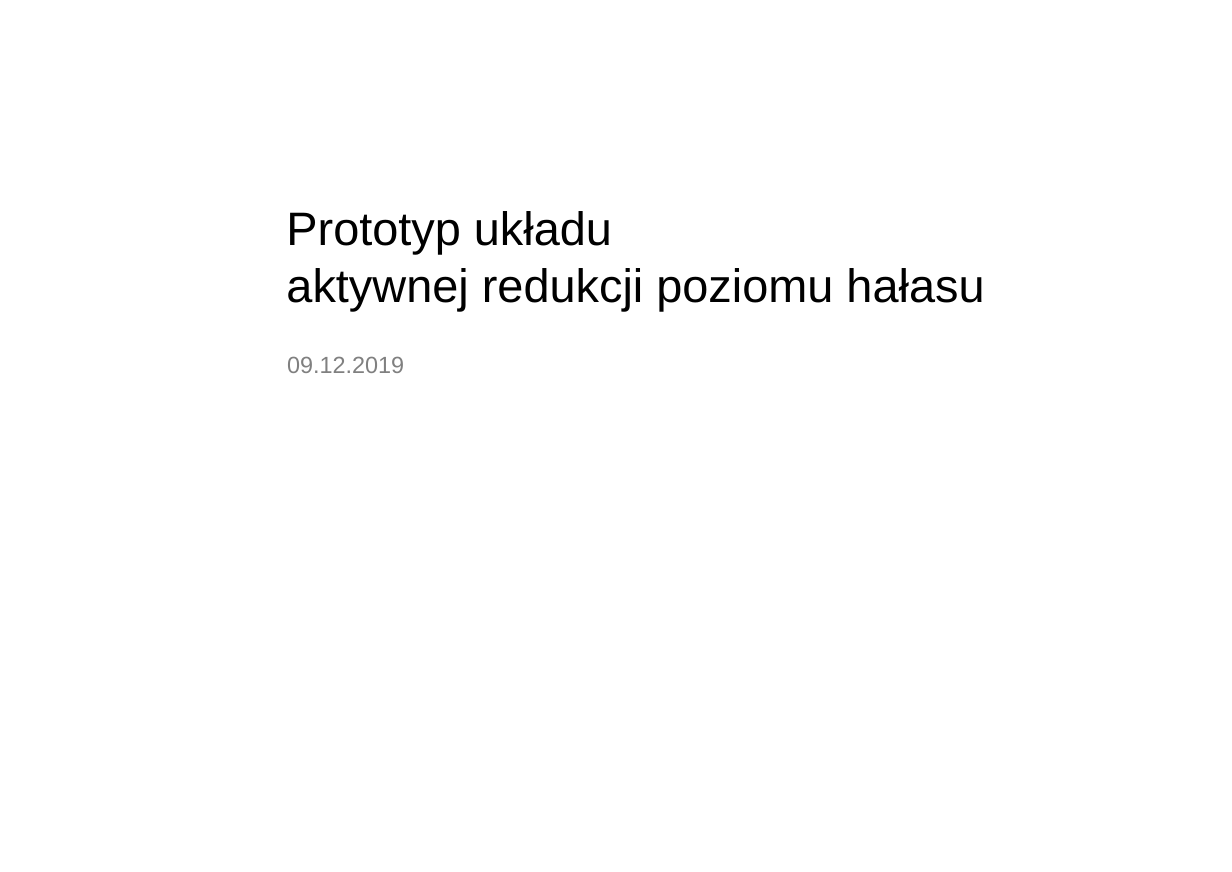
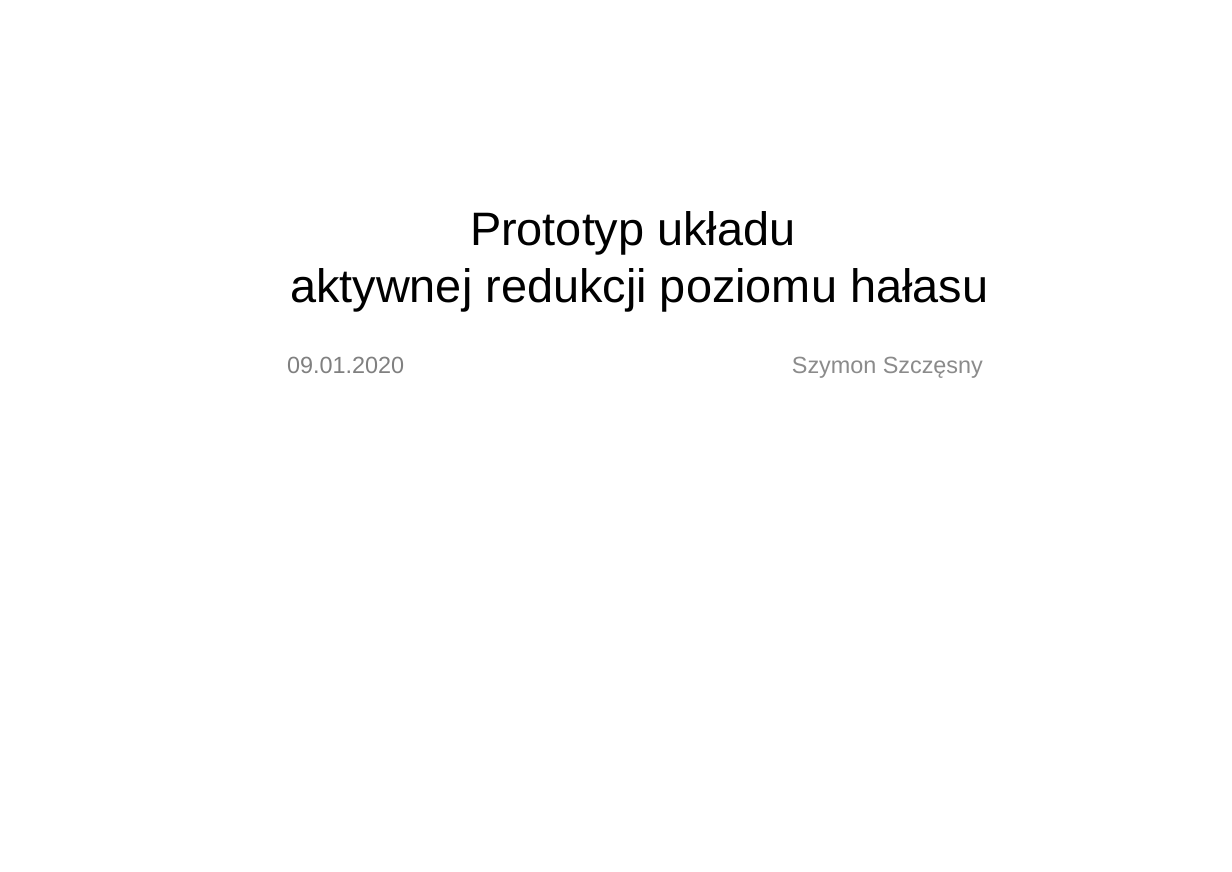
Before and after one commit to Stchena/ANC-Thesis, a slide deck: slide 1 of Assets/prezentacja_prototyp_ukladu_aktywnej_redukcji_poziomu_halasu.ppt. Drawn at 1232x872 pixels with LibreOffice and Linux fonts; fonts in the diff are those of the drawing; background and template pictures are left out. Boxes give left, top, right and bottom in pixels: in the first picture for what was removed or moved away, otherwise in the second. Text is boxed around its words. In the diff, an @@ line names an element or a change of style, - is before the commit and + after.

Commit message:
Fixing minor mistakes, formatting text and modifying the presentation.
Summary:
- Fixes
- New assets
- Changed formatting in a few spots
- Modified presentation
- Removed the copyright clausule from titlepage, it is an attachment now

```diff
--- a/Assets/prezentacja_prototyp_ukladu_aktywnej_redukcji_poziomu_halasu.ppt
+++ b/Assets/prezentacja_prototyp_ukladu_aktywnej_redukcji_poziomu_halasu.ppt
@@ text "Prototyp układu aktywnej redukcji poziomu ..." at bbox=[290, 211, 988, 311]: alignment left to centre @@
@@ text at bbox=[287, 356, 404, 373]: text changed @@
-09.12.2019
+09.01.2020
@@ text added at bbox=[792, 356, 983, 378], 16 pt, text #8B8B8B @@
+Szymon Szczęsny
```
Also in this commit, not shown: 1 other slide changed, 10 slides added, 8 slides removed, 12 other files.
